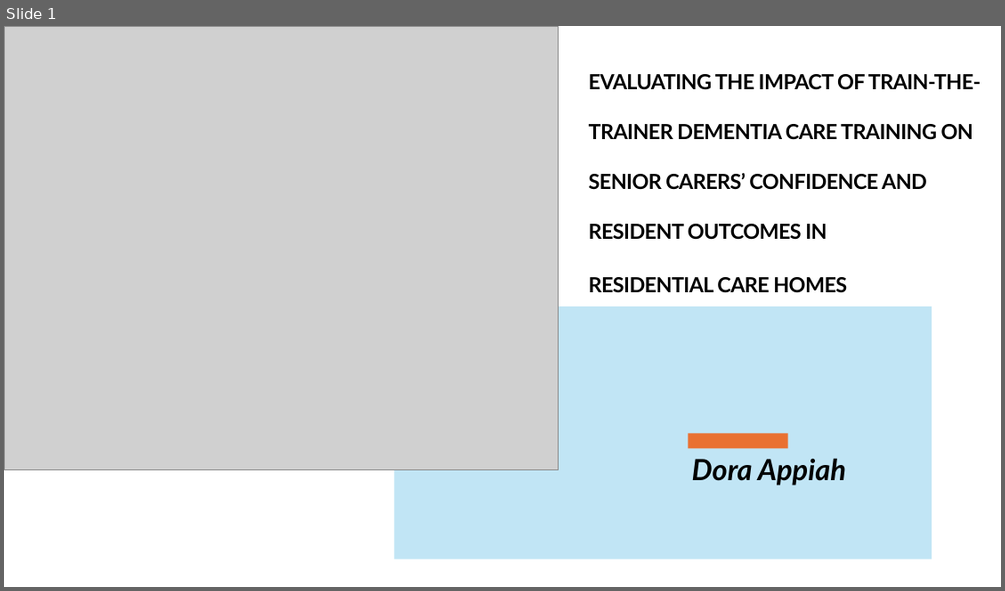
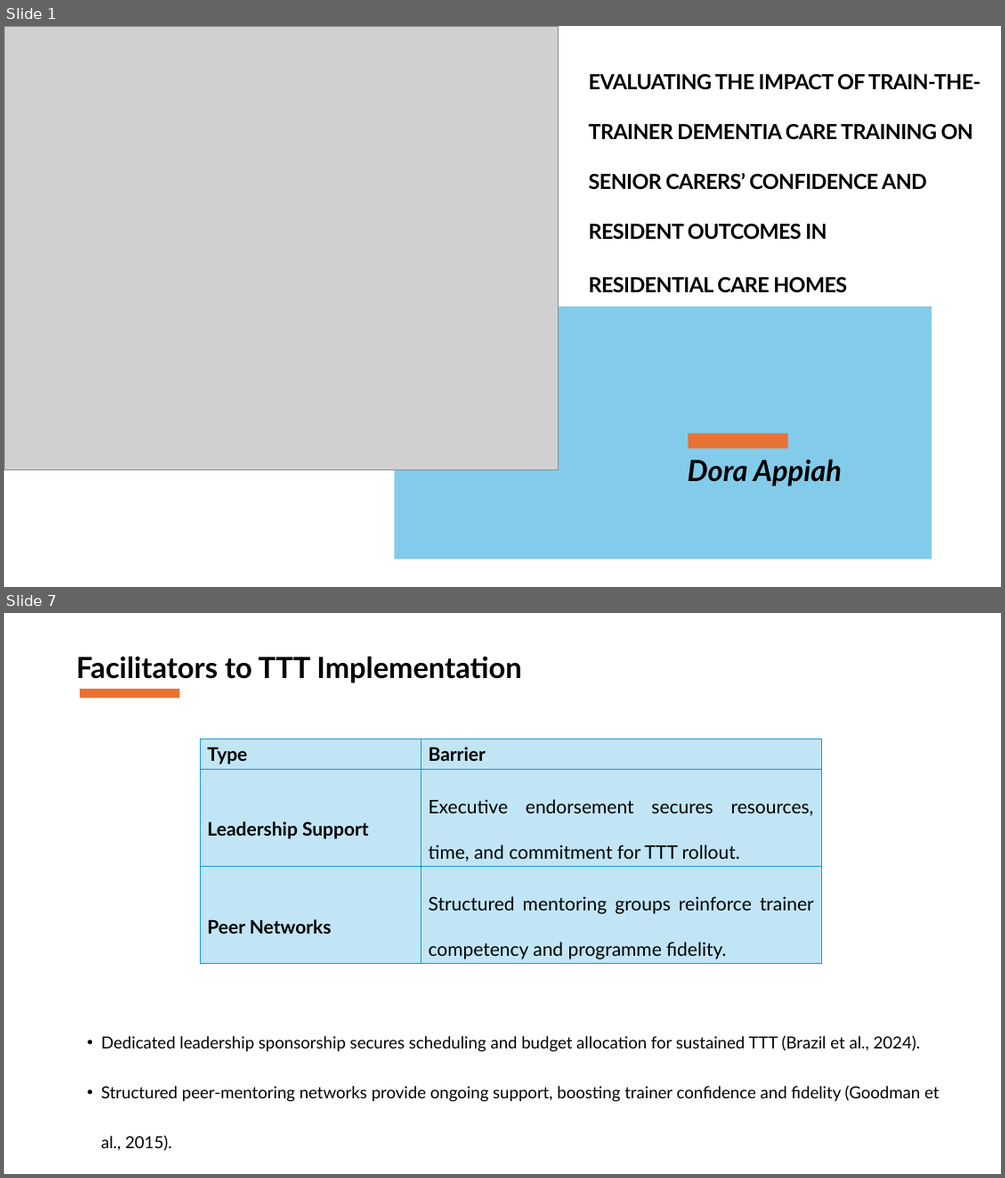
Before and after one commit to Gbekoilias/M-618-4171-HSC, a slide deck: Deliverables/Task 3.pptx. Shown one above the other, each under a label of ours: slide 1 before the commit, slides 1 and 7 after it; the slides between them are not shown. The pictures are 1005x591 and 1005x1178 pixels, drawn with LibreOffice and Linux fonts; fonts in the diff are those of the drawing; grey boxes stand for pictures. Boxes give left, top, right and bottom in pixels: in the first picture for what was removed or moved away, otherwise in the second. Text is boxed around its words. In the diff, an @@ line names an element or a change of style, - is before the commit and + after.

```diff
--- a/Deliverables/Task 3.pptx
+++ b/Deliverables/Task 3.pptx
@@ slide 7 added at (x1=4, y1=613, x2=1001, y2=1174), background #FFFFFF @@
@@ text added at (x1=76, y1=656, x2=521, y2=683), 28 pt, text #000000, bold @@
+Facilitators to TTT Implementation
@@ rectangle added at (x1=80, y1=689, x2=179, y2=698), fill #E97132 @@
@@ table added at (x1=200, y1=739, x2=821, y2=963), 3 rows, 2 columns @@
+Type | Barrier
+Leadership Support | Executive endorsement secures resources, time, and commitment for TTT rollout.
+Peer Networks | Structured mentoring groups reinforce trainer competency and programme fidelity.
@@ text added at (x1=101, y1=1035, x2=938, y2=1151), 16 pt, text #000000 @@
+• Dedicated leadership sponsorship secures scheduling and budget allocation for sustained TTT (Brazil et al., 2024).
+• Structured peer-mentoring networks provide ongoing support, boosting trainer confidence and fidelity (Goodman et al., 2015).
@@ slide 1 changed as well @@
@@ rectangle at (x1=395, y1=306, x2=932, y2=559): fill #C1E5F5 to #83CBEB @@
@@ text "Dora Appiah" moved from (x1=692, y1=458, x2=846, y2=485) to (x1=688, y1=459, x2=841, y2=486) @@
```
Also in this commit, not shown: 7 other slides added, 3 other files.
